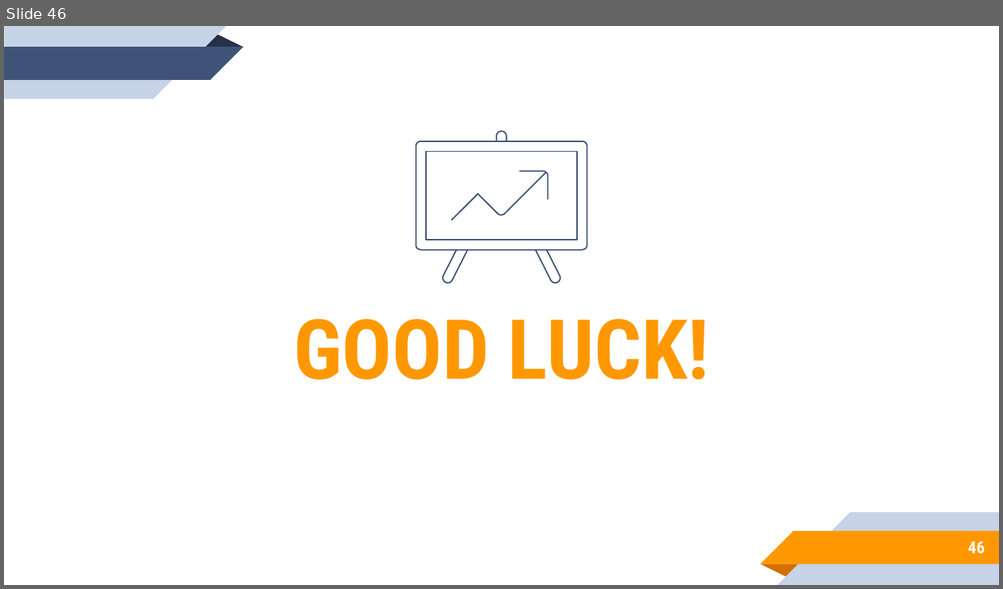
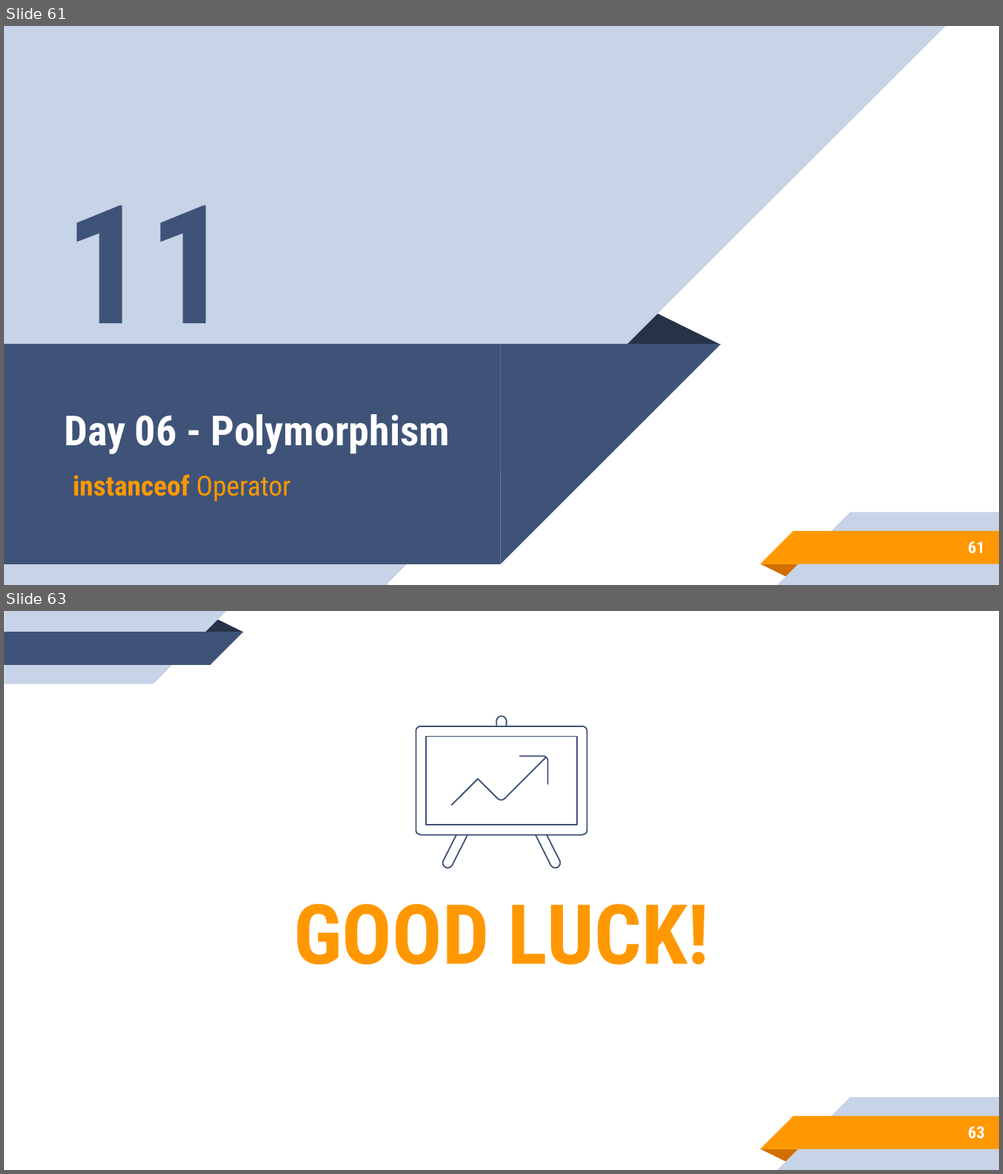
Before and after one commit to aronipurwanto/materi-xa, a slide deck: java/java-logic/Slide-Java-Logic-06.pptx. Shown one above the other, each under a label of ours: slide 46 before the commit, slides 61 and 63 after it; the slides between them are not shown. The pictures are 1003x589 and 1003x1174 pixels, drawn with LibreOffice and Linux fonts; fonts in the diff are those of the drawing. Boxes give left, top, right and bottom in pixels: in the first picture for what was removed or moved away, otherwise in the second. Text is boxed around its words. In the diff, an @@ line names an element or a change of style, - is before the commit and + after.

```diff
--- a/java/java-logic/Slide-Java-Logic-06.pptx
+++ b/java/java-logic/Slide-Java-Logic-06.pptx
@@ slide 61 added at box(4, 26, 999, 585), background #FFFFFF; not listed: 5 template elements that a slide beside it also shows @@
@@ rectangle added at box(4, 26, 387, 585), fill #C7D3E6 @@
@@ right triangle added at box(387, 26, 946, 584), fill #C7D3E6 @@
@@ text added at box(65, 205, 232, 362), 120 pt, text #3F5378, bold @@
+11
@@ triangle added at box(623, 312, 720, 344), fill #263248 @@
@@ rectangle added at box(4, 344, 501, 565), fill #3F5378 @@
@@ right triangle added at box(501, 344, 721, 565), fill #3F5378 @@
@@ title added at box(65, 414, 449, 454), 30 pt, text #FFFFFF, bold @@
+Day 06 - Polymorphism
@@ subtitle added at box(73, 474, 291, 502), 20 pt, text #FF9800, bold @@
+instanceof Operator
@@ page number added at box(967, 542, 984, 554), 12 pt, text #FFFFFF, bold @@
+61
@@ what was slide 46 is now slide 63 @@
@@ page number at box(967, 1127, 984, 1139): text changed @@
-46
+63
```
Also in this commit, not shown: 4 slides changed, 16 other slides added, 24 other files.
